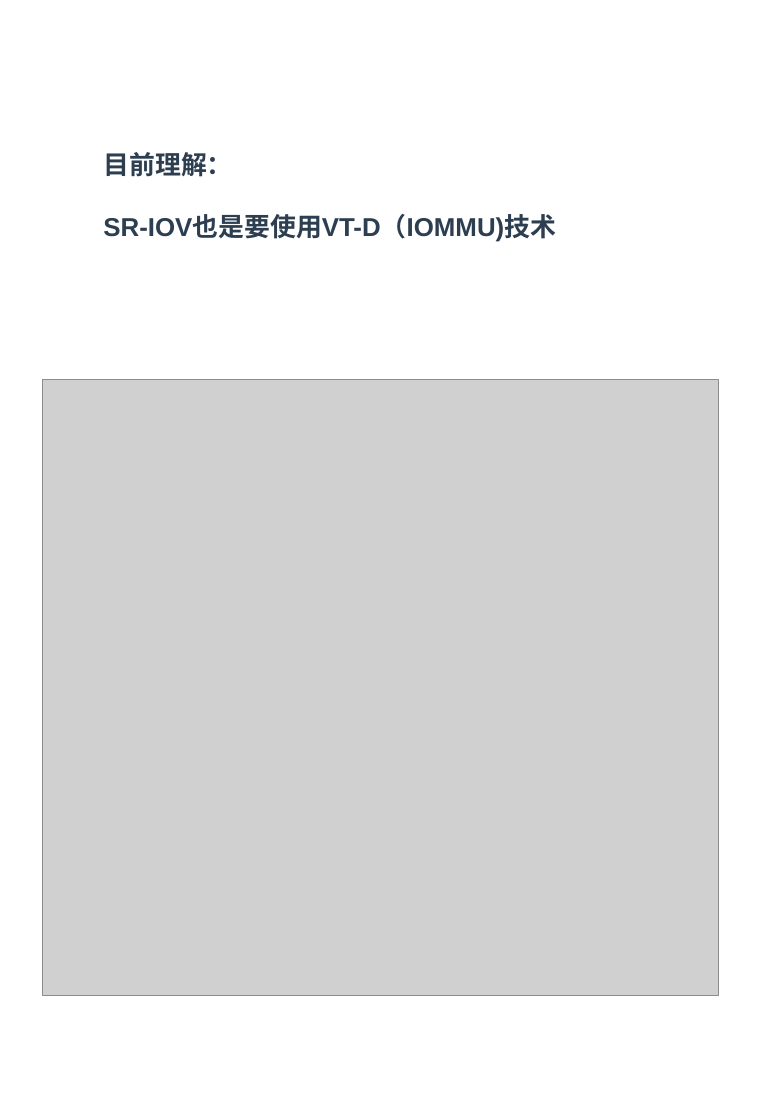
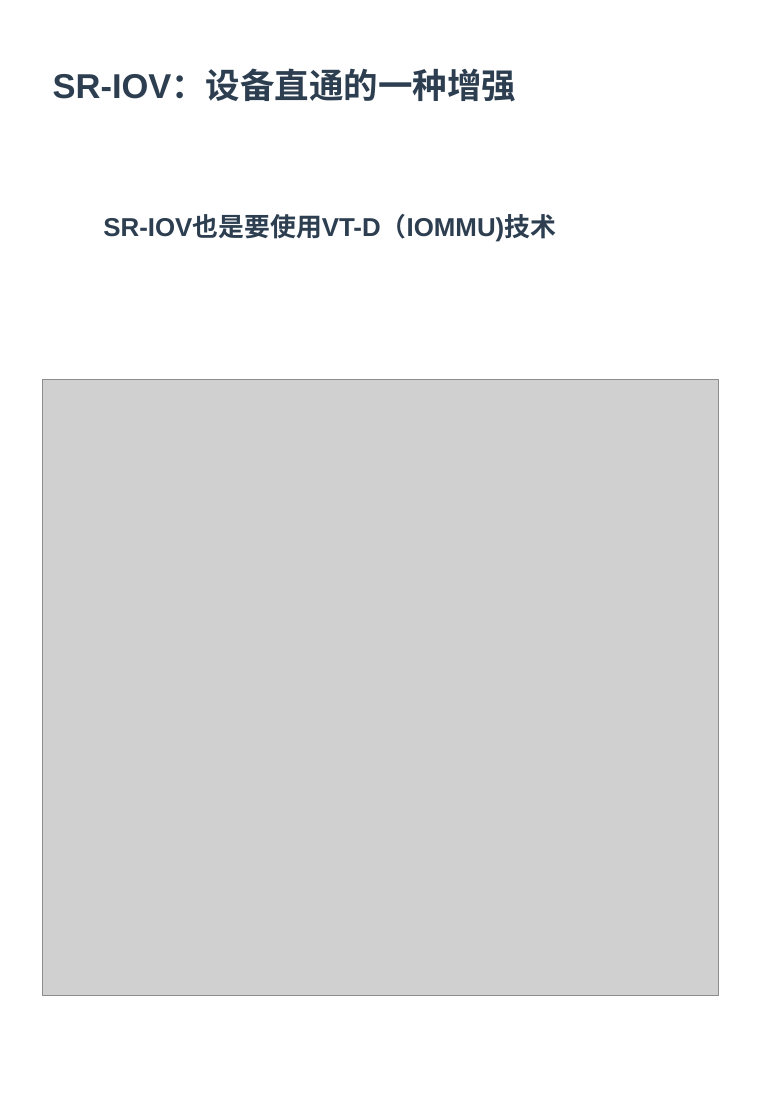
Before and after one commit to zaiqiang-dong/zaiqiang, a slide deck: slide 53 of picture/vitrualization/vitrualization.pptx (slide 52 before the commit). Drawn at 776x1120 pixels with LibreOffice and Linux fonts; fonts in the diff are those of the drawing; grey boxes stand for pictures. Boxes give left, top, right and bottom in pixels: in the first picture for what was removed or moved away, otherwise in the second. Text is boxed around its words. In the diff, an @@ line names an element or a change of style, - is before the commit and + after.

```diff
--- a/picture/vitrualization/vitrualization.pptx
+++ b/picture/vitrualization/vitrualization.pptx
@@ text added at [53, 71, 517, 102], 24 pt, text #2C3E50, bold @@
+SR-IOV：设备直通的一种增强
@@ text at [103, 152, 232, 177]: paragraph removed @@
-目前理解：
```
Also in this commit, not shown: 1 slide added, 19 other files.
